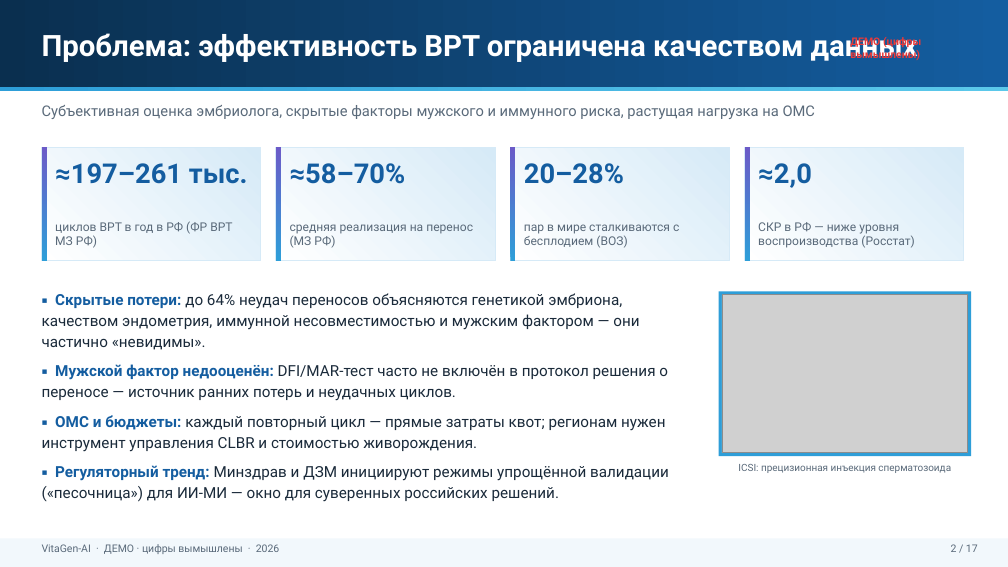
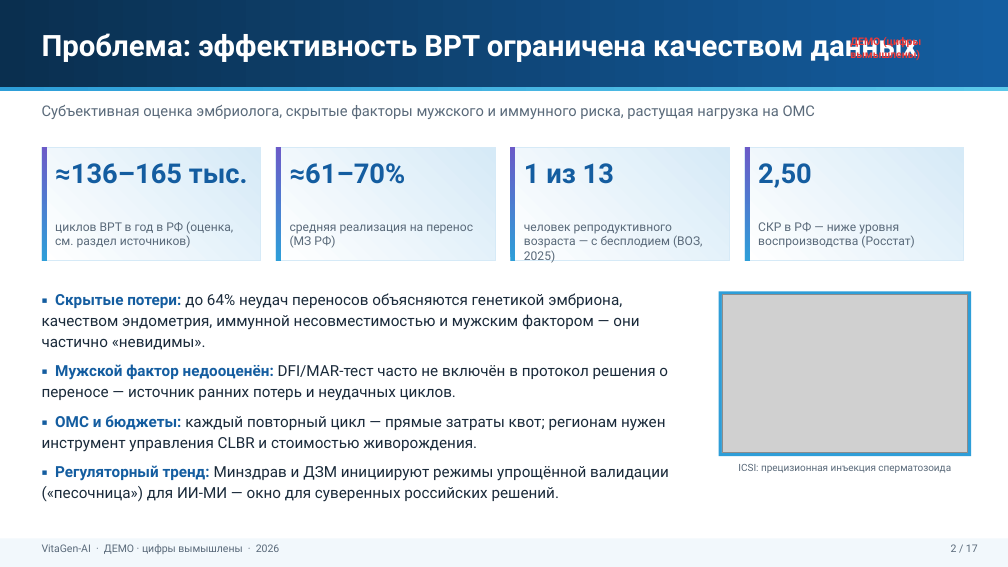
Before and after one commit to Mary-RND/vitagen-ai-demo, a slide deck: slide 2 of files/VitaGen_Investor_Deck_DEMO.pptx. Drawn at 1008x567 pixels with LibreOffice and Linux fonts; fonts in the diff are those of the drawing; grey boxes stand for pictures. Boxes give left, top, right and bottom in pixels: in the first picture for what was removed or moved away, otherwise in the second. Text is boxed around its words. In the diff, an @@ line names an element or a change of style, - is before the commit and + after.

Commit message:
Обновление: демо пересобрано, TOC, раздел источников с проверяемыми ссылками, скриншоты

```diff
--- a/files/VitaGen_Investor_Deck_DEMO.pptx
+++ b/files/VitaGen_Investor_Deck_DEMO.pptx
@@ text at (55,163,248,184): text changed @@
-≈197–261 тыс.
+≈136–165 тыс.
@@ text at (290,163,406,184): text changed @@
-≈58–70%
+≈61–70%
@@ text at (524,163,614,184): text changed @@
-20–28%
+1 из 13
@@ text at (758,163,812,188): text changed @@
-≈2,0
+2,50
@@ text at (55,221,233,248): text changed @@
-циклов ВРТ в год в РФ (ФР ВРТ МЗ РФ)
+циклов ВРТ в год в РФ (оценка, см. раздел источников)
@@ text at (524,224,703,263): text changed @@
-пар в мире сталкиваются с бесплодием (ВОЗ)
+человек репродуктивного возраста — с бесплодием (ВОЗ, 2025)
```
Also in this commit, not shown: 2 other slides changed, 10 other files.
